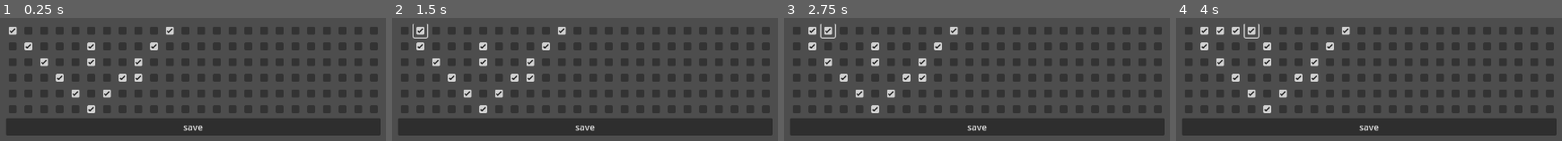
Above: before the commit, frames 1-4 (left to right).
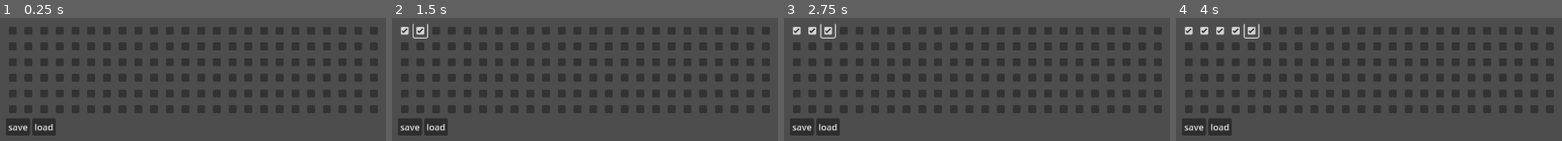
Above: after the commit, the same moments.

Repository: uniqueusername/duck-
Game: Godot game, scene res://scenes/levels/map_editor.tscn
The game is run twice, just before and just after one commit, with the same random seed, the same clock (stepped at 60 frames per second) and the same inputs. This scene is started directly instead of the project's main scene.
Inputs (mouse positions are in pixels of both pictures, inside the frame that each line leads up to):
- Up to frame 1 (0.25 s): no input
- Up to frame 2 (1.5 s): click (403, 30) at 0.52 s; click (419, 30) at 1.27 s
- Up to frame 3 (2.75 s): click (826, 30) at 2.02 s
- Up to frame 4 (4 s): click (1233, 30) at 2.77 s; click (1253, 30) at 3.52 s

The runs differ from the first frame. In frame 1, 14% of the frame differs, in the area x 2-99%, y 7-96%; in frame 2, 14%; in frame 3, 14%; in frame 4, 14%.

Commit message:
adding save/load dialog

Diff:
--- a/assets/maps/tension.tres
+++ /dev/null
@@ -1,7 +0,0 @@
-[gd_resource type="BitMap" format=3 uid="uid://mfpqoutan5gu"]
-
-[resource]
-data = {
-"data": PackedByteArray(129, 64, 32, 144, 9, 33, 140, 16, 0, 0, 0, 0, 0, 0, 0, 0, 0, 0),
-"size": Vector2i(6, 24)
-}
--- a/scenes/levels/map_editor.tscn
+++ b/scenes/levels/map_editor.tscn
@@ -20,30 +20,49 @@
 [node name="ScrollContainer" type="ScrollContainer" parent="CanvasLayer/MarginContainer"]
 layout_mode = 2
 
-[node name="VBoxContainer" type="VBoxContainer" parent="CanvasLayer/MarginContainer/ScrollContainer"]
+[node name="editor" type="VBoxContainer" parent="CanvasLayer/MarginContainer/ScrollContainer" node_paths=PackedStringArray("file_selector")]
 layout_mode = 2
 script = ExtResource("1_3udfa")
+file_selector = NodePath("../../../../FileDialog")
 
-[node name="lane1" type="HBoxContainer" parent="CanvasLayer/MarginContainer/ScrollContainer/VBoxContainer"]
+[node name="lane1" type="HBoxContainer" parent="CanvasLayer/MarginContainer/ScrollContainer/editor"]
 layout_mode = 2
 
-[node name="lane2" type="HBoxContainer" parent="CanvasLayer/MarginContainer/ScrollContainer/VBoxContainer"]
+[node name="lane2" type="HBoxContainer" parent="CanvasLayer/MarginContainer/ScrollContainer/editor"]
 layout_mode = 2
 
-[node name="lane3" type="HBoxContainer" parent="CanvasLayer/MarginContainer/ScrollContainer/VBoxContainer"]
+[node name="lane3" type="HBoxContainer" parent="CanvasLayer/MarginContainer/ScrollContainer/editor"]
 layout_mode = 2
 
-[node name="lane4" type="HBoxContainer" parent="CanvasLayer/MarginContainer/ScrollContainer/VBoxContainer"]
+[node name="lane4" type="HBoxContainer" parent="CanvasLayer/MarginContainer/ScrollContainer/editor"]
 layout_mode = 2
 
-[node name="lane5" type="HBoxContainer" parent="CanvasLayer/MarginContainer/ScrollContainer/VBoxContainer"]
+[node name="lane5" type="HBoxContainer" parent="CanvasLayer/MarginContainer/ScrollContainer/editor"]
 layout_mode = 2
 
-[node name="lane6" type="HBoxContainer" parent="CanvasLayer/MarginContainer/ScrollContainer/VBoxContainer"]
+[node name="lane6" type="HBoxContainer" parent="CanvasLayer/MarginContainer/ScrollContainer/editor"]
 layout_mode = 2
 
-[node name="save" type="Button" parent="CanvasLayer/MarginContainer/ScrollContainer/VBoxContainer"]
+[node name="buttons" type="HBoxContainer" parent="CanvasLayer/MarginContainer/ScrollContainer/editor"]
+layout_mode = 2
+
+[node name="save" type="Button" parent="CanvasLayer/MarginContainer/ScrollContainer/editor/buttons"]
 layout_mode = 2
 text = "save"
 
-[connection signal="pressed" from="CanvasLayer/MarginContainer/ScrollContainer/VBoxContainer/save" to="CanvasLayer/MarginContainer/ScrollContainer/VBoxContainer" method="_on_save_pressed"]
+[node name="load" type="Button" parent="CanvasLayer/MarginContainer/ScrollContainer/editor/buttons"]
+layout_mode = 2
+text = "load"
+
+[node name="FileDialog" type="FileDialog" parent="."]
+title = "Open a File"
+initial_position = 2
+size = Vector2i(640, 360)
+ok_button_text = "Open"
+file_mode = 0
+root_subfolder = "res://assets/maps/"
+filters = PackedStringArray("*.tres")
+
+[connection signal="pressed" from="CanvasLayer/MarginContainer/ScrollContainer/editor/buttons/save" to="CanvasLayer/MarginContainer/ScrollContainer/editor" method="_on_save_pressed"]
+[connection signal="pressed" from="CanvasLayer/MarginContainer/ScrollContainer/editor/buttons/load" to="CanvasLayer/MarginContainer/ScrollContainer/editor" method="_on_load_pressed"]
+[connection signal="file_selected" from="FileDialog" to="CanvasLayer/MarginContainer/ScrollContainer/editor" method="_on_file_selected"]
--- a/utility/map_editor.gd
+++ b/utility/map_editor.gd
@@ -1,14 +1,13 @@
 extends VBoxContainer
 
+@export var file_selector: FileDialog
 @onready var lanes = [$lane1, $lane2, $lane3, $lane4, $lane5, $lane6]
 var map: BitMap = BitMap.new()
 
-var map_path: String = "assets/maps/tension.tres"
 var lines: int = 24
 
 func _ready():
 	initialize_map()
-	if FileAccess.file_exists(map_path): load_map(map_path)
 
 func initialize_map():
 	for i in lanes.size():
@@ -33,4 +32,17 @@
 	ResourceSaver.save(map, path)
 
 func _on_save_pressed():
-	save_map(map_path)
+	file_selector.file_mode = FileDialog.FILE_MODE_SAVE_FILE
+	file_selector.show()
+
+func _on_load_pressed():
+	file_selector.file_mode = FileDialog.FILE_MODE_OPEN_FILE
+	file_selector.show()
+
+func _on_file_selected(path):
+	if file_selector.file_mode == FileDialog.FILE_MODE_SAVE_FILE:
+		save_map(path)
+	elif file_selector.file_mode == FileDialog.FILE_MODE_OPEN_FILE:
+		load_map(path)
+
+	file_selector.hide()
